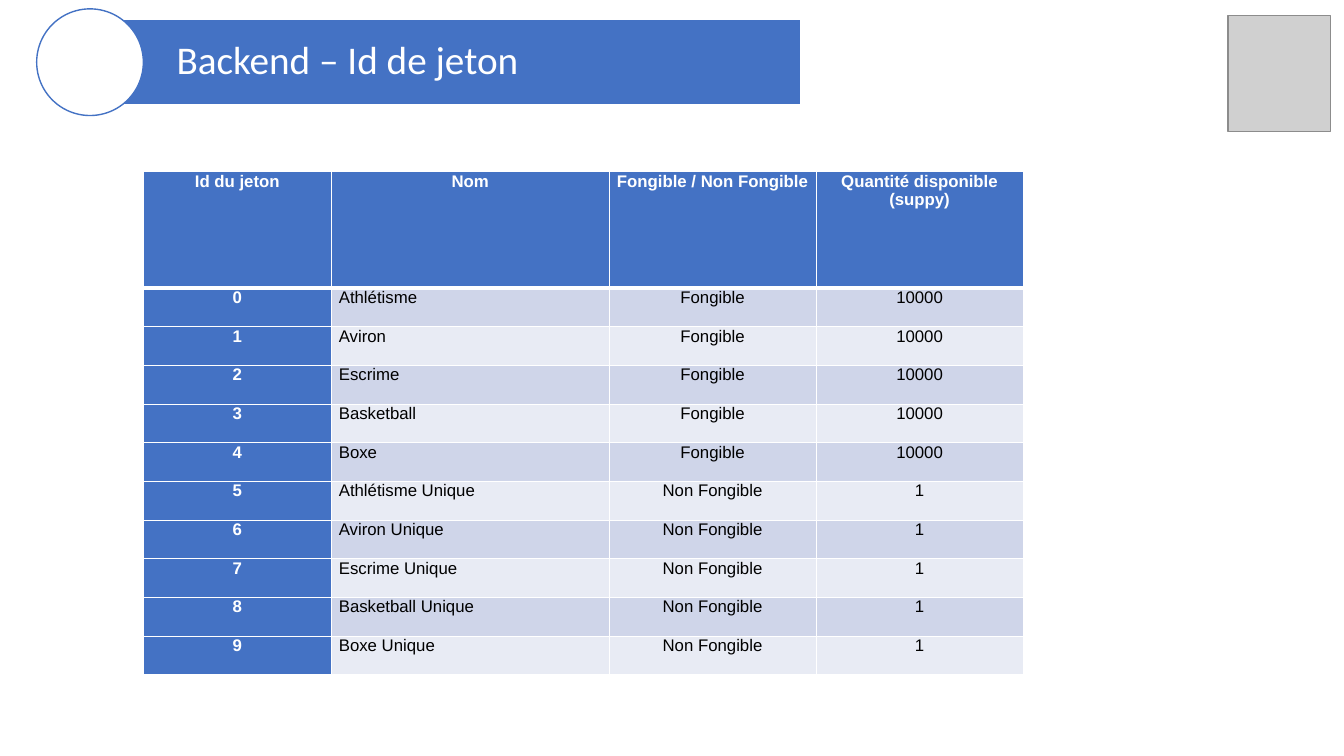
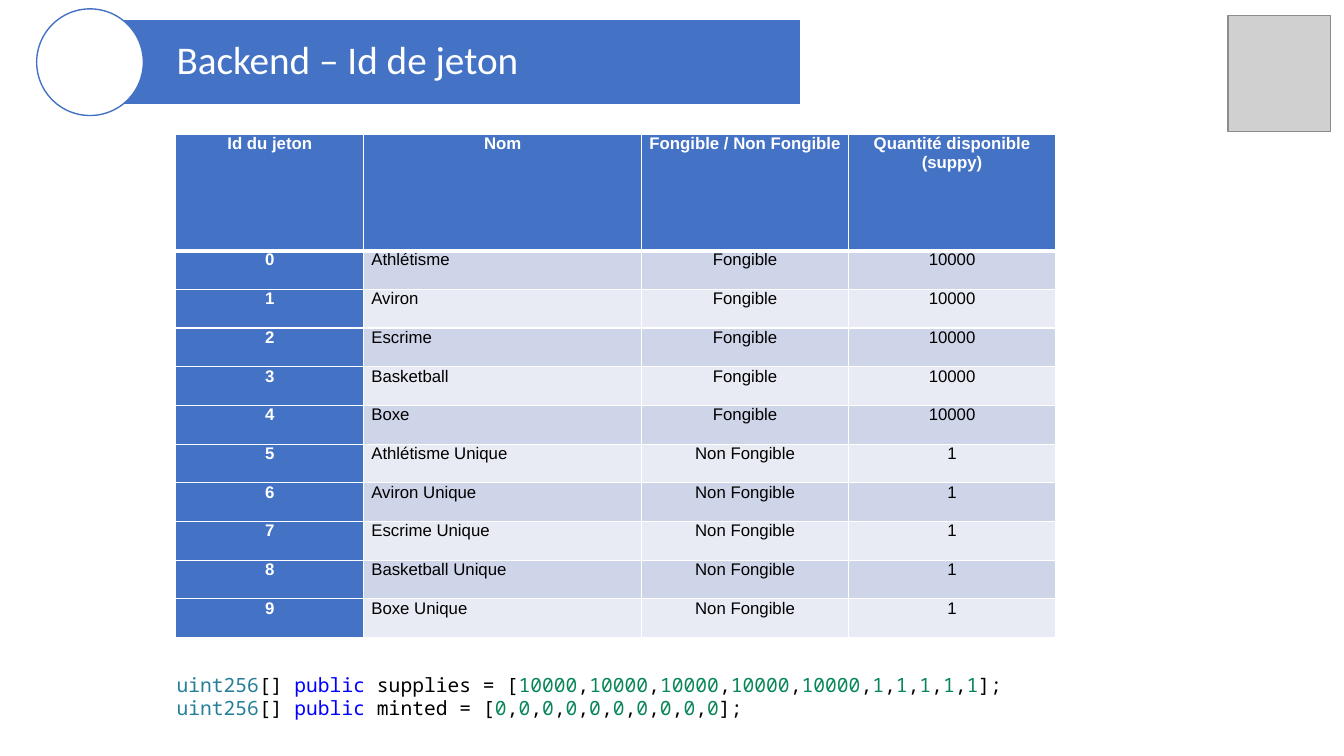
Before and after one commit to blockchainFormationAcadee/chapitre-vi-ft-franck38410, a slide deck: slide 10 of Presentation_JO2024.pptx (slide 8 before the commit). Drawn at 1344x756 pixels with LibreOffice and Linux fonts; fonts in the diff are those of the drawing; grey boxes stand for pictures. Boxes give left, top, right and bottom in pixels: in the first picture for what was removed or moved away, otherwise in the second. Text is boxed around its words. In the diff, an @@ line names an element or a change of style, - is before the commit and + after.

```diff
--- a/Presentation_JO2024.pptx
+++ b/Presentation_JO2024.pptx
@@ table: place and size @@
-table at [143,172,1022,676]
+table at [175,134,1055,637]
@@ text added at [177,677,1001,720], 14 pt, text #000000 @@
+uint256[] public supplies = [10000,10000,10000,10000,10000,1,1,1,1,1];
+uint256[] public minted = [0,0,0,0,0,0,0,0,0,0];
```
Also in this commit, not shown: 11 other slides changed, 3 slides added, 1 slide removed, 3 other files.
